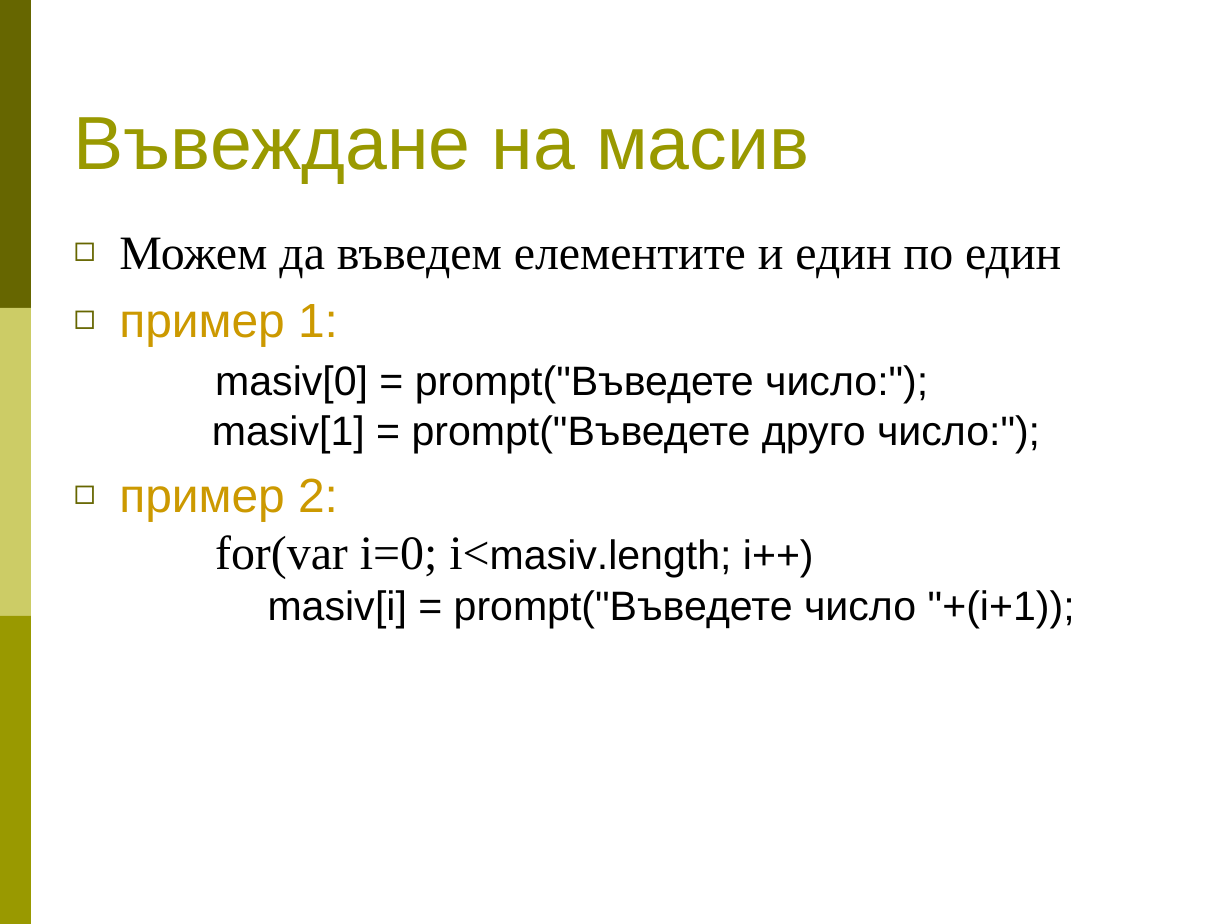
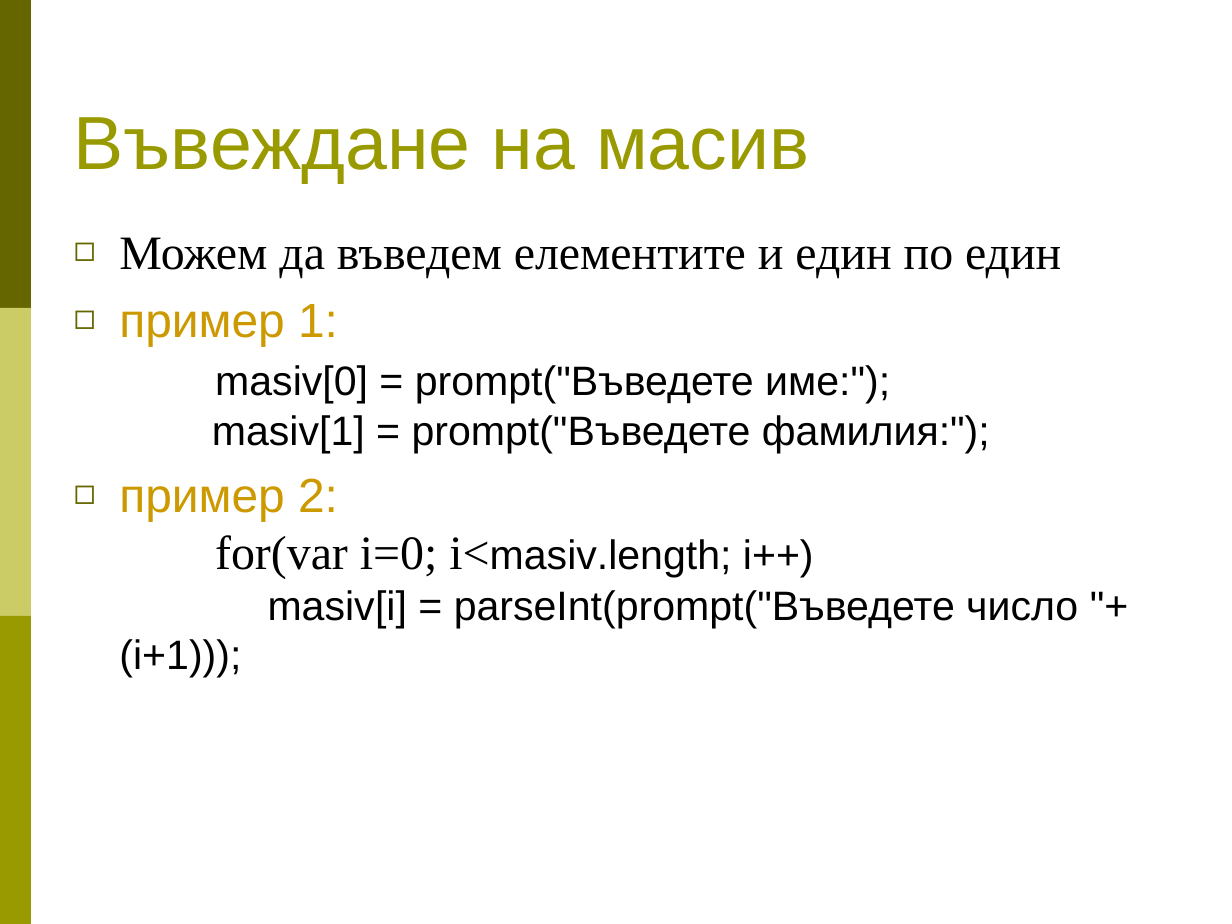
Before and after one commit to BG-IT-Edu/Free-Content, a slide deck: slide 4 of dmanolov/Информатика 8 клас (JavaScript)/04.Въведение в програмирането/11.Масиви.ppt. Drawn at 1232x924 pixels with LibreOffice and Linux fonts; fonts in the diff are those of the drawing. Boxes give left, top, right and bottom in pixels: in the first picture for what was removed or moved away, otherwise in the second. Text is boxed around its words. In the diff, an @@ line names an element or a change of style, - is before the commit and + after.

```diff
--- a/dmanolov/Информатика 8 клас (JavaScript)/04.Въведение в програмирането/11.Масиви.ppt
+++ b/dmanolov/Информатика 8 клас (JavaScript)/04.Въведение в програмирането/11.Масиви.ppt
@@ text at (119, 304, 1078, 678): text changed @@
-  ◻ пример 1:
-    masiv[0] = prompt("Въведете число:");
-    masiv[1] = prompt("Въведете друго число:");
-  ◻ пример 2:
-    for(var i=0; i<masiv.length; i++)
-    masiv[i] = prompt("Въведете число "+(i+1));
+  ◻ пример 1:
+    masiv[0] = prompt("Въведете име:");
+    masiv[1] = prompt("Въведете фамилия:");
+  ◻ пример 2:
+    for(var i=0; i<masiv.length; i++)
+    masiv[i] = parseInt(prompt("Въведете число "+(i+1)));
```
Also in this commit, not shown: 2 other slides changed, 3 other files.
